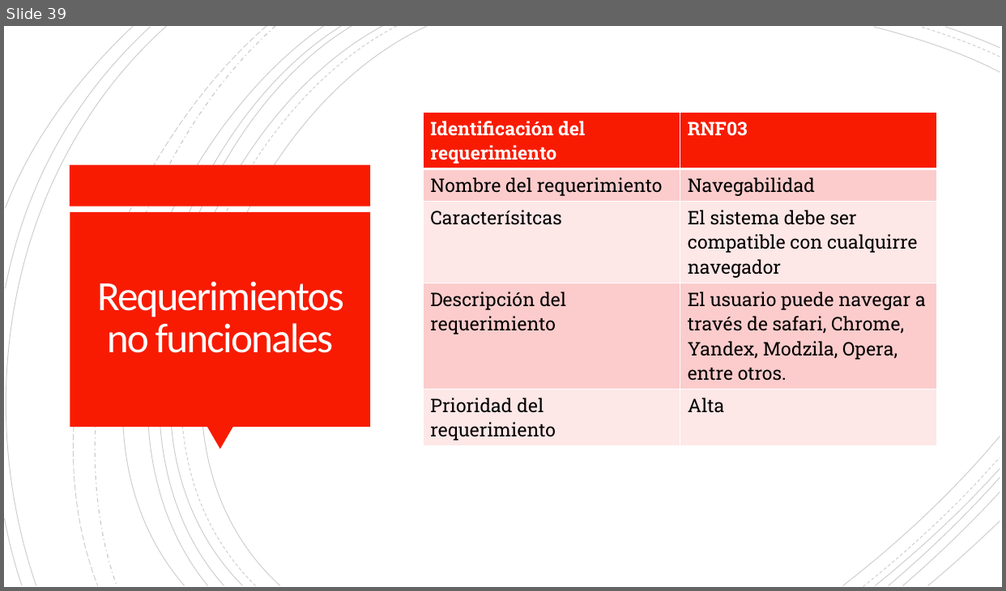
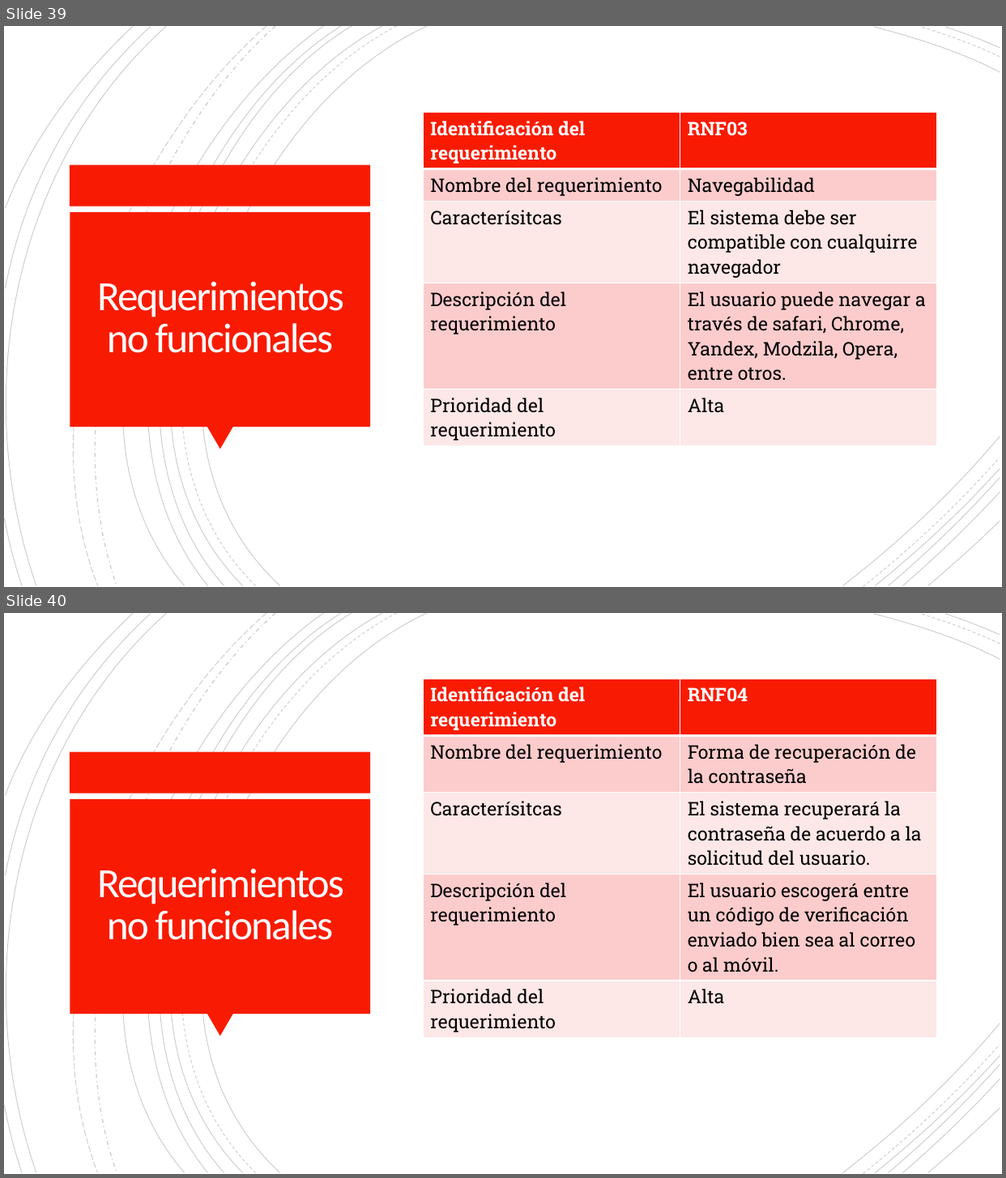
Before and after one commit to Dillan444/PROYECTO_SENA, a slide deck: PLANTEAMIENTO_DEL_PROBLEMA.pptx. Shown one above the other, each under a label of ours: slide 39 before the commit, slides 39 and 40 after it. The pictures are 1006x591 and 1006x1178 pixels, drawn with LibreOffice and Linux fonts; fonts in the diff are those of the drawing. Boxes give left, top, right and bottom in pixels: in the first picture for what was removed or moved away, otherwise in the second. Text is boxed around its words. In the diff, an @@ line names an element or a change of style, - is before the commit and + after.

Commit message:
Docs: Requerimientos no funcionales. Power_Point-v7
Se agregaron dos cuadros de requerimientos no funcionales al final de las diapositivas.

```diff
--- a/PLANTEAMIENTO_DEL_PROBLEMA.pptx
+++ b/PLANTEAMIENTO_DEL_PROBLEMA.pptx
@@ slide 40 added at (4,613,1002,1174), background #FFFFFF; not listed: 24 template elements that a slide beside it also shows @@
@@ table added at (424,679,937,1036), 5 rows, 2 columns @@
+Identificación del requerimiento | RNF04
+Nombre del requerimiento | Forma de recuperación de la contraseña
+Caracterísitcas | El sistema recuperará la contraseña de acuerdo a la solicitud del usuario.
+Descripción del requerimiento | El usuario escogerá entre un código de verificación enviado bien sea al correo o al móvil.
+Prioridad del requerimiento | Alta
@@ title added at (97,868,344,940), 40 pt, text #FFFEFF @@
+Requerimientos no funcionales
```
Also in this commit, not shown: 2 other slides added.
